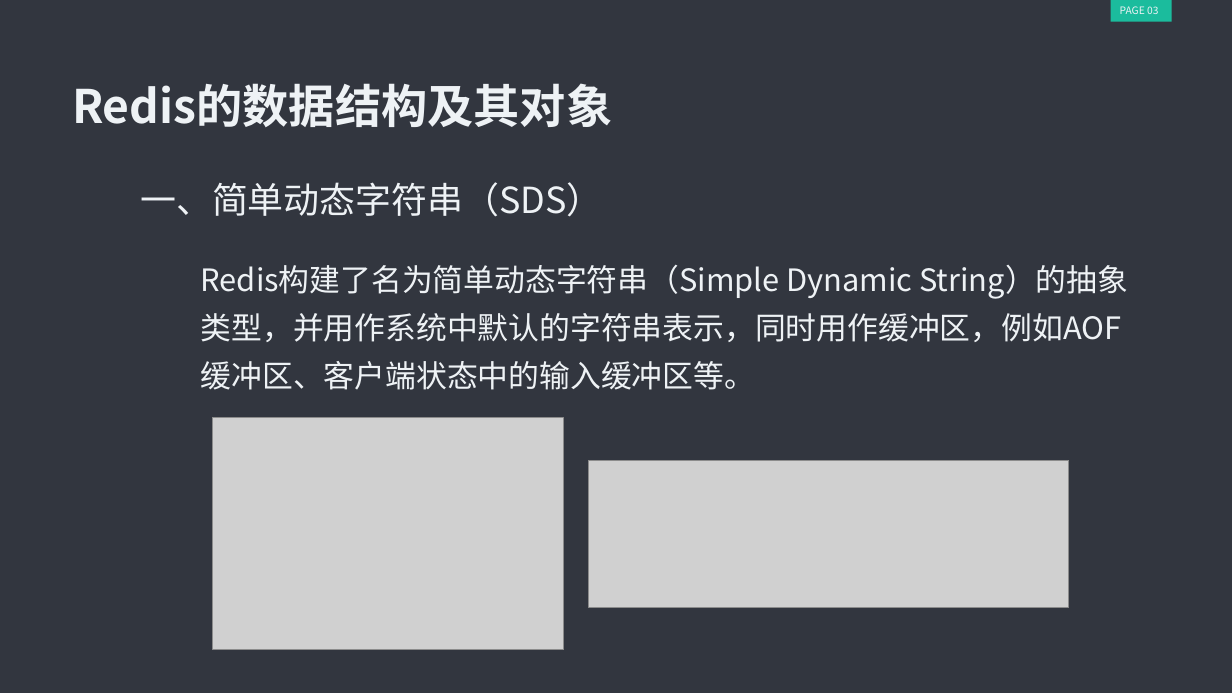
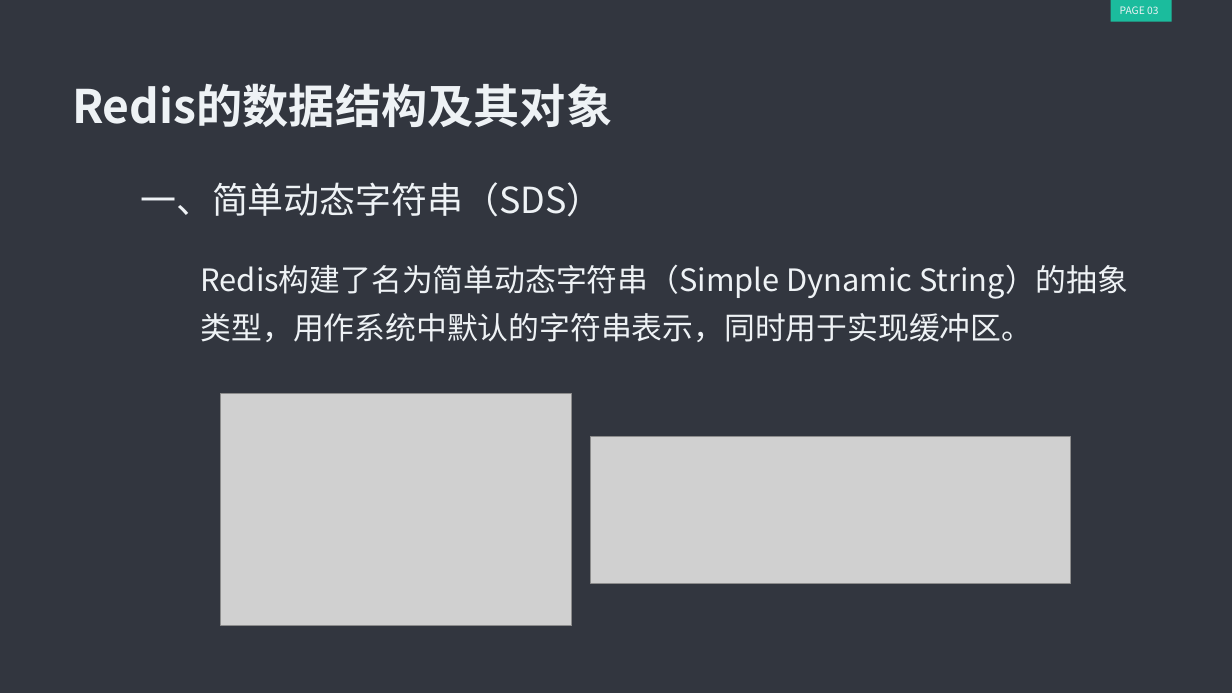
Before and after one commit to xingzhexiaozhu/UsefulProgram, a slide deck: slide 4 of 技术分享-Redis.pptx. Drawn at 1232x693 pixels with LibreOffice and Linux fonts; fonts in the diff are those of the drawing; grey boxes stand for pictures. Boxes give left, top, right and bottom in pixels: in the first picture for what was removed or moved away, otherwise in the second. Text is boxed around its words. In the diff, an @@ line names an element or a change of style, - is before the commit and + after.

```diff
--- a/技术分享-Redis.pptx
+++ b/技术分享-Redis.pptx
@@ text at [201, 265, 1128, 342]: text changed @@
-Redis构建了名为简单动态字符串（Simple Dynamic String）的抽象类型，并用作系统中默认的字符串表示，同时用作缓冲区，例如AOF缓冲区、客户端状态中的输入缓冲区等。
+Redis构建了名为简单动态字符串（Simple Dynamic String）的抽象类型，用作系统中默认的字符串表示，同时用于实现缓冲区。
@@ picture: place and size @@
-picture at [213, 418, 564, 650]
+picture at [221, 394, 572, 626]
@@ picture: place and size @@
-picture at [589, 460, 1069, 607]
+picture at [591, 436, 1071, 583]
```
Also in this commit, not shown: 3 other slides changed.
